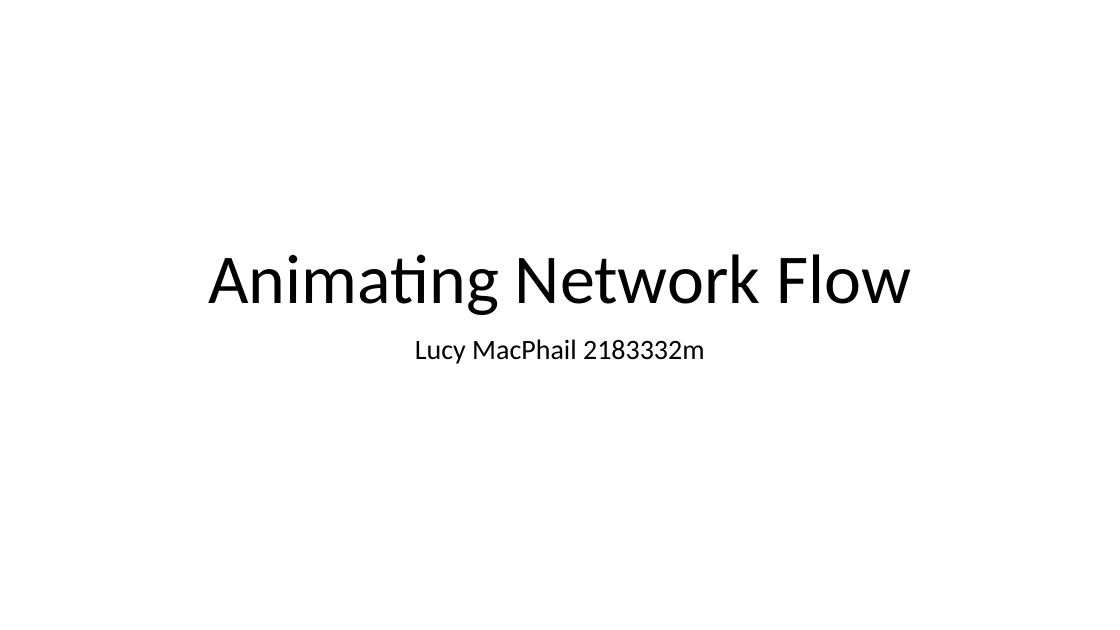
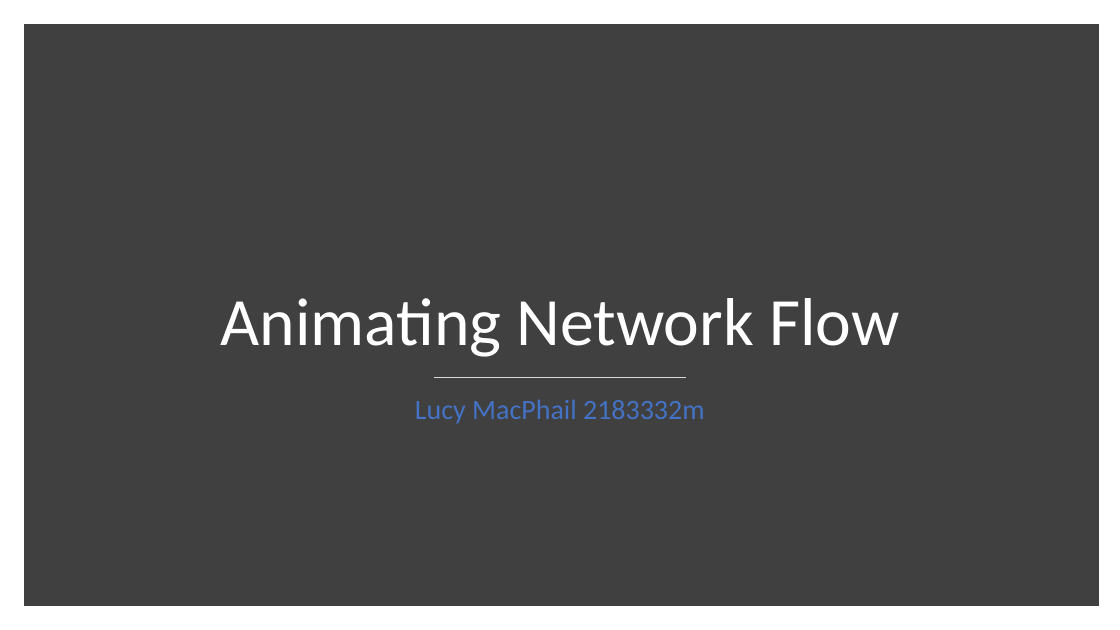
Before and after one commit to LMacPhail/ford-fulkerson, a slide deck: slide 1 of presentation-slides.pptx. Drawn at 1120x630 pixels with LibreOffice and Linux fonts; fonts in the diff are those of the drawing. Boxes give left, top, right and bottom in pixels: in the first picture for what was removed or moved away, otherwise in the second. Text is boxed around its words. In the diff, an @@ line names an element or a change of style, - is before the commit and + after.

```diff
--- a/presentation-slides.pptx
+++ b/presentation-slides.pptx
@@ rectangle added at (x1=29, y1=29, x2=1093, y2=601), fill #404040, outline #404040 10 pt @@
@@ title "Animating Network Flow" at (x1=220, y1=298, x2=899, y2=357): size 60 to 58 pt, text colour #000000 to #FFFFFF @@
@@ line added from (434, 377) to (686, 377), #D9D9D9 1 pt @@
@@ subtitle "Lucy MacPhail 2183332m" moved from (x1=415, y1=339, x2=705, y2=364) to (x1=415, y1=399, x2=705, y2=424) @@
@@ subtitle "Lucy MacPhail 2183332m" at (x1=415, y1=399, x2=705, y2=424): text colour #000000 to #4472C4 @@
```
Also in this commit, not shown: 5 other slides changed, 1 slide added, 1 slide removed, 3 other files.
